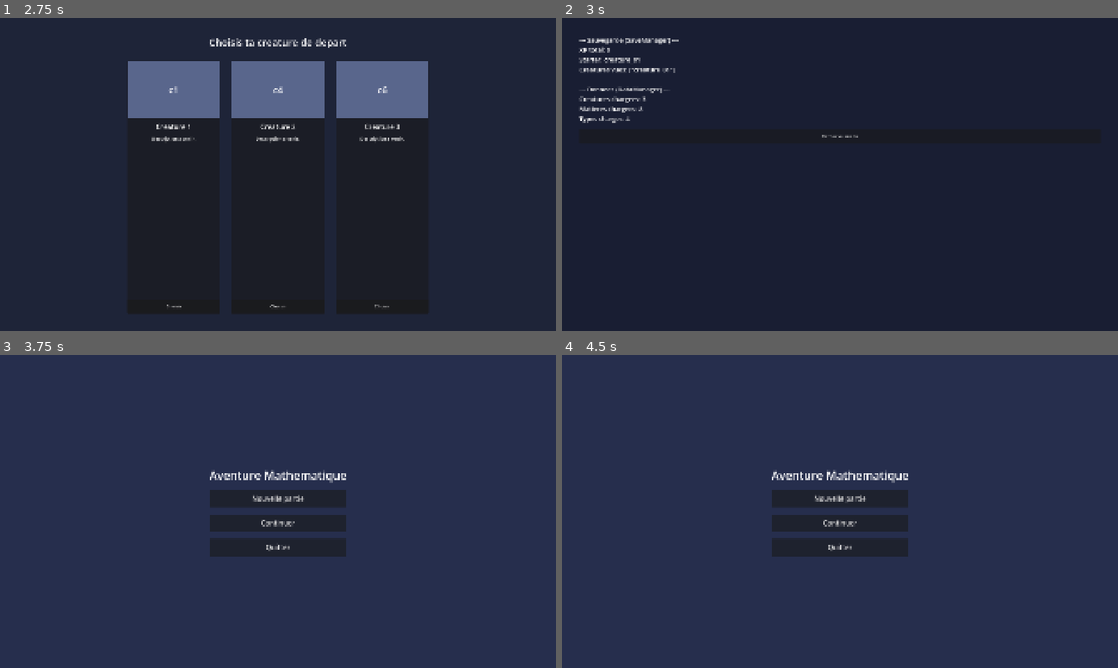
Above: before the commit, frames 1-4 (two rows, left to right).
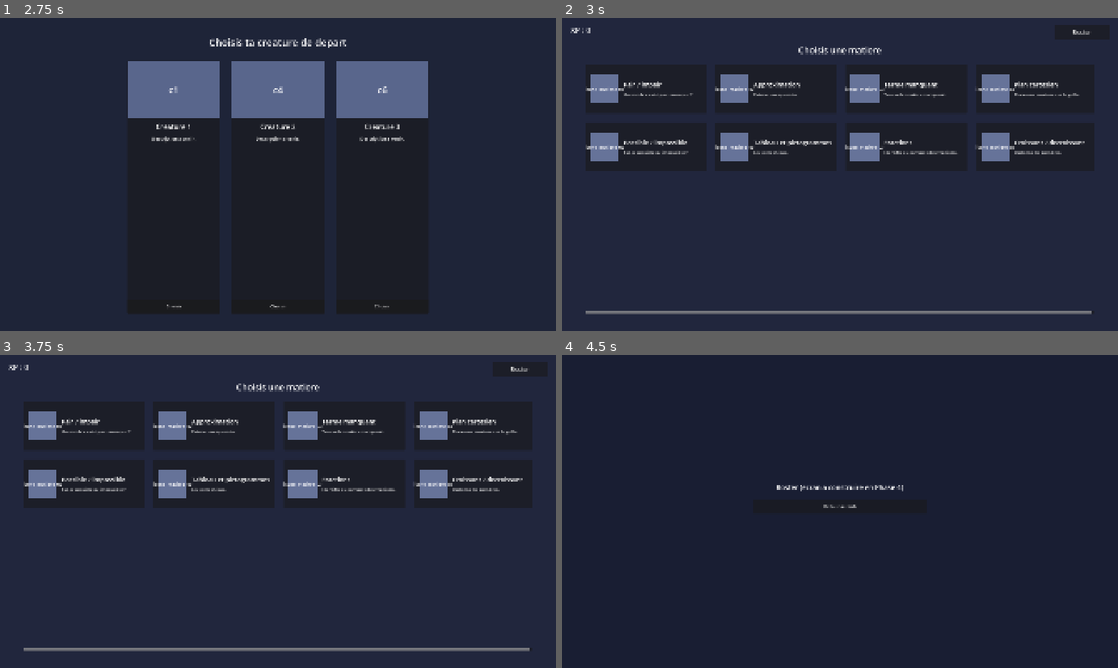
Above: after the commit, the same moments.

Repository: mikepoulin125-byte/jeu-educatif-godot
Game: Godot game, scene res://scenes/Main.tscn
The game is run twice, just before and just after one commit, with the same random seed, the same clock (stepped at 60 frames per second) and the same inputs.
Inputs (mouse positions are in pixels of both pictures, inside the frame that each line leads up to):
- Up to frame 1 (2.75 s): click "Nouvelle partie" at 0.5 s; tap Enter at 1.25, 1.35, 2.1 s; move the mouse to (400, 158) at 1.27 s; click (400, 158) at 1.42 s; tap Space at 1.52, 2, 2.27 s; move the mouse to (166, 190) at 2.02 s; click (166, 190) at 2.17 s
- Up to frame 2 (3 s): click "Choisir" at 2.75 s
- Up to frame 3 (3.75 s): click (278, 473) at 3.5 s, where only the run before the commit has a clickable "Retour au menu"
- Up to frame 4 (4.5 s): click (1079, 370) at 4.25 s, where only the run after the commit has a clickable "Roster"

Frame 1 is identical in both runs. In frame 2, 8.0% of the frame differs, in the area x 1-97%, y 3-95%; in frame 3, 27%; in frame 4, 96%, in the area x 0-100%, y 0-100%.
Error in both runs: Cannot call method 'set_input_as_handled' on a null value. (res://scripts/dialogue_intro.gd:43)

Commit message:
Phase 3 (hub principal) : 8 badges de matiere, XP permanent, bouton Roster
Hub.tscn genere dynamiquement une CarteMatiere par entree de
matieres.json (icone reelle ou placeholder, nom, description),
affiche le XP total en permanence et un bouton Roster toujours
visible. Placeholders minimaux pour Roster (Phase 4) et selection de
niveau (Phase 5), pour garder la navigation testable de bout en bout
sans anticiper ces phases. Fades differes a la Phase 8 (dediee aux
transitions dans le decoupage de la spec).

Corrige un vrai bug de timing @onready/_ready trouve par le smoke
test Phase 3 (verification stricte, contrairement au test Phase 2
initial qui etait un faux positif silencieux) : CarteCreature et
CarteMatiere resolvent maintenant leurs noeuds enfants via %Nom a la
demande plutot que via un cache @onready + mecanisme "en attente" qui
ne se declenchait jamais dans un contexte headless sans boucle de
frame. Remplace aussi tous les assert() des smoke tests (peuvent
bloquer indefiniment sans debugger attache) par un helper
_verifier()/quit(1) explicite.

Co-Authored-By: Claude Sonnet 5 <noreply@anthropic.com>

Diff:
--- /dev/null
+++ b/scenes/Hub.tscn
@@ -0,0 +1,76 @@
+[gd_scene load_steps=2 format=3 uid="uid://bqf0e0000hub00001"]
+
+[ext_resource type="Script" path="res://scripts/hub.gd" id="1"]
+
+[node name="Hub" type="Control"]
+layout_mode = 3
+anchors_preset = 15
+anchor_right = 1.0
+anchor_bottom = 1.0
+grow_horizontal = 2
+grow_vertical = 2
+script = ExtResource("1")
+
+[node name="Fond" type="ColorRect" parent="."]
+layout_mode = 1
+anchors_preset = 15
+anchor_right = 1.0
+anchor_bottom = 1.0
+grow_horizontal = 2
+grow_vertical = 2
+color = Color(0.13, 0.15, 0.24, 1)
+
+[node name="LabelXp" type="Label" parent="."]
+unique_name_in_owner = true
+layout_mode = 1
+offset_left = 30.0
+offset_top = 24.0
+offset_right = 260.0
+offset_bottom = 60.0
+theme_override_font_sizes/font_size = 26
+text = "XP : 0"
+
+[node name="BoutonRoster" type="Button" parent="."]
+unique_name_in_owner = true
+layout_mode = 1
+anchors_preset = 1
+anchor_left = 1.0
+anchor_right = 1.0
+offset_left = -220.0
+offset_top = 24.0
+offset_right = -30.0
+offset_bottom = 74.0
+grow_horizontal = 0
+theme_override_font_sizes/font_size = 20
+text = "Roster"
+
+[node name="LabelTitre" type="Label" parent="."]
+layout_mode = 1
+anchors_preset = 10
+anchor_right = 1.0
+offset_top = 90.0
+offset_bottom = 140.0
+grow_horizontal = 2
+theme_override_font_sizes/font_size = 30
+horizontal_alignment = 1
+text = "Choisis une matiere"
+
+[node name="ScrollMatieres" type="ScrollContainer" parent="."]
+layout_mode = 1
+anchors_preset = 15
+anchor_right = 1.0
+anchor_bottom = 1.0
+offset_left = 80.0
+offset_top = 160.0
+offset_right = -80.0
+offset_bottom = -60.0
+grow_horizontal = 2
+grow_vertical = 2
+
+[node name="GrilleMatieres" type="GridContainer" parent="ScrollMatieres"]
+unique_name_in_owner = true
+layout_mode = 2
+size_flags_horizontal = 3
+theme_override_constants/h_separation = 30
+theme_override_constants/v_separation = 30
+columns = 4
--- /dev/null
+++ b/scenes/Roster.tscn
@@ -0,0 +1,49 @@
+[gd_scene load_steps=2 format=3 uid="uid://bqf0e0000roster01"]
+
+[ext_resource type="Script" path="res://scripts/roster_placeholder.gd" id="1"]
+
+[node name="Roster" type="Control"]
+layout_mode = 3
+anchors_preset = 15
+anchor_right = 1.0
+anchor_bottom = 1.0
+grow_horizontal = 2
+grow_vertical = 2
+script = ExtResource("1")
+
+[node name="Fond" type="ColorRect" parent="."]
+layout_mode = 1
+anchors_preset = 15
+anchor_right = 1.0
+anchor_bottom = 1.0
+grow_horizontal = 2
+grow_vertical = 2
+color = Color(0.1, 0.12, 0.2, 1)
+
+[node name="Centre" type="VBoxContainer" parent="."]
+layout_mode = 1
+anchors_preset = 8
+anchor_left = 0.5
+anchor_top = 0.5
+anchor_right = 0.5
+anchor_bottom = 0.5
+offset_left = -300.0
+offset_top = -100.0
+offset_right = 300.0
+offset_bottom = 100.0
+grow_horizontal = 2
+grow_vertical = 2
+theme_override_constants/separation = 24
+
+[node name="LabelInfo" type="Label" parent="Centre"]
+layout_mode = 2
+theme_override_font_sizes/font_size = 24
+horizontal_alignment = 1
+autowrap_mode = 3
+text = "Roster (ecran a construire en Phase 4)"
+
+[node name="BoutonRetour" type="Button" parent="Centre"]
+unique_name_in_owner = true
+layout_mode = 2
+custom_minimum_size = Vector2(200, 50)
+text = "Retour au hub"
--- /dev/null
+++ b/scenes/SelectionNiveau.tscn
@@ -0,0 +1,50 @@
+[gd_scene load_steps=2 format=3 uid="uid://bqf0e0000selniv01"]
+
+[ext_resource type="Script" path="res://scripts/selection_niveau_placeholder.gd" id="1"]
+
+[node name="SelectionNiveau" type="Control"]
+layout_mode = 3
+anchors_preset = 15
+anchor_right = 1.0
+anchor_bottom = 1.0
+grow_horizontal = 2
+grow_vertical = 2
+script = ExtResource("1")
+
+[node name="Fond" type="ColorRect" parent="."]
+layout_mode = 1
+anchors_preset = 15
+anchor_right = 1.0
+anchor_bottom = 1.0
+grow_horizontal = 2
+grow_vertical = 2
+color = Color(0.1, 0.12, 0.2, 1)
+
+[node name="Centre" type="VBoxContainer" parent="."]
+layout_mode = 1
+anchors_preset = 8
+anchor_left = 0.5
+anchor_top = 0.5
+anchor_right = 0.5
+anchor_bottom = 0.5
+offset_left = -300.0
+offset_top = -100.0
+offset_right = 300.0
+offset_bottom = 100.0
+grow_horizontal = 2
+grow_vertical = 2
+theme_override_constants/separation = 24
+
+[node name="LabelInfo" type="Label" parent="Centre"]
+unique_name_in_owner = true
+layout_mode = 2
+theme_override_font_sizes/font_size = 24
+horizontal_alignment = 1
+autowrap_mode = 3
+text = "..."
+
+[node name="BoutonRetour" type="Button" parent="Centre"]
+unique_name_in_owner = true
+layout_mode = 2
+custom_minimum_size = Vector2(200, 50)
+text = "Retour au hub"
--- /dev/null
+++ b/scenes/components/CarteMatiere.tscn
@@ -0,0 +1,97 @@
+[gd_scene load_steps=2 format=3 uid="uid://bqf0e0000cartmat1"]
+
+[ext_resource type="Script" path="res://scripts/components/carte_matiere.gd" id="1"]
+
+[node name="CarteMatiere" type="Button"]
+custom_minimum_size = Vector2(420, 170)
+layout_mode = 2
+text = ""
+script = ExtResource("1")
+
+[node name="Marge" type="MarginContainer" parent="."]
+mouse_filter = 2
+layout_mode = 1
+anchors_preset = 15
+anchor_right = 1.0
+anchor_bottom = 1.0
+grow_horizontal = 2
+grow_vertical = 2
+theme_override_constants/margin_left = 16
+theme_override_constants/margin_top = 16
+theme_override_constants/margin_right = 16
+theme_override_constants/margin_bottom = 16
+
+[node name="HBox" type="HBoxContainer" parent="Marge"]
+mouse_filter = 2
+layout_mode = 2
+theme_override_constants/separation = 16
+
+[node name="IconeZone" type="Control" parent="Marge/HBox"]
+mouse_filter = 2
+custom_minimum_size = Vector2(100, 100)
+layout_mode = 2
+size_flags_vertical = 4
+
+[node name="TextureIcone" type="TextureRect" parent="Marge/HBox/IconeZone"]
+unique_name_in_owner = true
+mouse_filter = 2
+visible = false
+layout_mode = 1
+anchors_preset = 15
+anchor_right = 1.0
+anchor_bottom = 1.0
+grow_horizontal = 2
+grow_vertical = 2
+expand_mode = 5
+stretch_mode = 5
+
+[node name="PlaceholderIcone" type="ColorRect" parent="Marge/HBox/IconeZone"]
+unique_name_in_owner = true
+mouse_filter = 2
+layout_mode = 1
+anchors_preset = 15
+anchor_right = 1.0
+anchor_bottom = 1.0
+grow_horizontal = 2
+grow_vertical = 2
+color = Color(0.4, 0.45, 0.6, 1)
+
+[node name="LabelPlaceholderIcone" type="Label" parent="Marge/HBox/IconeZone/PlaceholderIcone"]
+unique_name_in_owner = true
+mouse_filter = 2
+layout_mode = 1
+anchors_preset = 8
+anchor_left = 0.5
+anchor_top = 0.5
+anchor_right = 0.5
+anchor_bottom = 0.5
+grow_horizontal = 2
+grow_vertical = 2
+theme_override_font_sizes/font_size = 16
+horizontal_alignment = 1
+vertical_alignment = 1
+text = "?"
+
+[node name="VBox" type="VBoxContainer" parent="Marge/HBox"]
+mouse_filter = 2
+layout_mode = 2
+size_flags_horizontal = 3
+size_flags_vertical = 4
+theme_override_constants/separation = 8
+
+[node name="LabelNom" type="Label" parent="Marge/HBox/VBox"]
+unique_name_in_owner = true
+mouse_filter = 2
+layout_mode = 2
+theme_override_font_sizes/font_size = 22
+autowrap_mode = 3
+text = "Nom"
+
+[node name="LabelDescription" type="Label" parent="Marge/HBox/VBox"]
+unique_name_in_owner = true
+mouse_filter = 2
+layout_mode = 2
+theme_override_font_sizes/font_size = 15
+autowrap_mode = 3
+modulate = Color(1, 1, 1, 0.85)
+text = "Description"
--- a/scripts/components/carte_creature.gd
+++ b/scripts/components/carte_creature.gd
@@ -2,41 +2,32 @@
 ## Carte reutilisable affichant une creature (sprite reel ou placeholder,
 ## nom, description) avec un bouton de selection.
 ##
-## configurer() peut etre appelee juste apres instantiate()+add_child(),
-## avant que _ready() (et donc les @onready) ne soit passe : on met la
-## donnee en attente et on l'applique des que le noeud est pret.
+## configurer() peut etre appelee juste apres instantiate(), avant meme
+## add_child() : on resout les noeuds enfants via %Nom a chaque appel
+## plutot que de les mettre en cache dans des @onready, car @onready
+## n'est peuple qu'au moment ou _ready() se declenche - qui peut etre
+## differe (par ex. dans un contexte headless sans boucle de frame),
+## alors que la resolution %Nom fonctionne des l'instanciation.
 
 signal choisie(creature_id: String)
 
-@onready var texture_rect: TextureRect = %TextureSprite
-@onready var placeholder: ColorRect = %PlaceholderSprite
-@onready var label_placeholder: Label = %LabelPlaceholder
-@onready var label_nom: Label = %LabelNom
-@onready var label_description: Label = %LabelDescription
-@onready var bouton_choisir: Button = %BoutonChoisir
-
 var _creature_id: String = ""
-var _donnee_en_attente: Dictionary = {}
-var _a_une_donnee_en_attente: bool = false
+var _pressed_connecte: bool = false
 
 func _ready() -> void:
-	bouton_choisir.pressed.connect(func(): choisie.emit(_creature_id))
-	if _a_une_donnee_en_attente:
-		_appliquer(_donnee_en_attente)
-		_a_une_donnee_en_attente = false
+	_connecter_bouton()
 
 func configurer(creature_id: String, creature_data: Dictionary) -> void:
 	_creature_id = creature_id
-	if is_node_ready():
-		_appliquer(creature_data)
-	else:
-		_donnee_en_attente = creature_data
-		_a_une_donnee_en_attente = true
+	_connecter_bouton()
 
-func _appliquer(creature_data: Dictionary) -> void:
 	var forms: Dictionary = creature_data.get("forms", {})
 	var names: Dictionary = creature_data.get("names", {})
 	var sprite_id: String = forms.get("stage1", "")
+
+	var texture_rect: TextureRect = %TextureSprite
+	var placeholder: ColorRect = %PlaceholderSprite
+	var label_placeholder: Label = %LabelPlaceholder
 
 	var texture := SpriteUtil.charger_texture(sprite_id)
 	if texture != null:
@@ -48,5 +39,14 @@
 		placeholder.visible = true
 		label_placeholder.text = sprite_id if not sprite_id.is_empty() else "?"
 
+	var label_nom: Label = %LabelNom
+	var label_description: Label = %LabelDescription
 	label_nom.text = String(names.get("stage1", _creature_id))
 	label_description.text = String(creature_data.get("description", ""))
+
+func _connecter_bouton() -> void:
+	if _pressed_connecte:
+		return
+	var bouton_choisir: Button = %BoutonChoisir
+	bouton_choisir.pressed.connect(func(): choisie.emit(_creature_id))
+	_pressed_connecte = true
--- /dev/null
+++ b/scripts/components/carte_matiere.gd
@@ -0,0 +1,47 @@
+extends Button
+## Carte/bouton reutilisable pour un badge de matiere du hub (icone reelle
+## ou placeholder, nom, description). Toute la carte est cliquable
+## (le noeud racine est lui-meme un Button, texte vide, le visuel est
+## gere par les enfants).
+##
+## Meme principe que CarteCreature : configurer() resout les noeuds
+## enfants via %Nom a chaque appel (fonctionne des instantiate(), pas
+## besoin d'attendre _ready()).
+
+signal choisie(matiere_id: String)
+
+var _matiere_id: String = ""
+var _pressed_connecte: bool = false
+
+func _ready() -> void:
+	_connecter_bouton()
+
+func configurer(matiere_data: Dictionary) -> void:
+	_matiere_id = String(matiere_data.get("id", ""))
+	_connecter_bouton()
+
+	var icone_id: String = String(matiere_data.get("icone", ""))
+	var texture_icone: TextureRect = %TextureIcone
+	var placeholder_icone: ColorRect = %PlaceholderIcone
+	var label_placeholder: Label = %LabelPlaceholderIcone
+
+	var texture := UiIconUtil.charger_texture(icone_id)
+	if texture != null:
+		texture_icone.texture = texture
+		texture_icone.visible = true
+		placeholder_icone.visible = false
+	else:
+		texture_icone.visible = false
+		placeholder_icone.visible = true
+		label_placeholder.text = icone_id if not icone_id.is_empty() else "?"
+
+	var label_nom: Label = %LabelNom
+	var label_description: Label = %LabelDescription
+	label_nom.text = String(matiere_data.get("nom", _matiere_id))
+	label_description.text = String(matiere_data.get("description", ""))
+
+func _connecter_bouton() -> void:
+	if _pressed_connecte:
+		return
+	pressed.connect(func(): choisie.emit(_matiere_id))
+	_pressed_connecte = true
--- /dev/null
+++ b/scripts/hub.gd
@@ -0,0 +1,34 @@
+extends Control
+## Hub principal (section 6 de la spec) : 8 badges de matiere, XP total
+## permanent en haut-gauche, bouton Roster permanent.
+
+const CarteMatiereScene := preload("res://scenes/components/CarteMatiere.tscn")
+
+@onready var label_xp: Label = %LabelXp
+@onready var grille_matieres: GridContainer = %GrilleMatieres
+@onready var bouton_roster: Button = %BoutonRoster
+
+func _ready() -> void:
+	_actualiser_xp()
+	bouton_roster.pressed.connect(_on_roster_presse)
+	_peupler_matieres()
+
+func _actualiser_xp() -> void:
+	label_xp.text = "XP : %d" % SaveManager.get_xp_total()
+
+func _peupler_matieres() -> void:
+	for matiere in DataManager.matieres:
+		var carte := CarteMatiereScene.instantiate()
+		grille_matieres.add_child(carte)
+		carte.configurer(matiere)
+		carte.choisie.connect(_on_matiere_choisie)
+
+func _on_matiere_choisie(matiere_id: String) -> void:
+	GameState.matiere_courante_id = matiere_id
+	# Phase 5 construira le vrai ecran de selection de niveau ; en
+	# attendant, un placeholder minimal confirme que la navigation fonctionne.
+	get_tree().change_scene_to_file("res://scenes/SelectionNiveau.tscn")
+
+func _on_roster_presse() -> void:
+	# Phase 4 construira le vrai ecran Roster ; placeholder minimal pour l'instant.
+	get_tree().change_scene_to_file("res://scenes/Roster.tscn")
--- a/scripts/menu_principal.gd
+++ b/scripts/menu_principal.gd
@@ -15,7 +15,7 @@
 
 func _on_continuer() -> void:
 	SaveManager.load_game()
-	get_tree().change_scene_to_file("res://scenes/DebugEtatSauvegarde.tscn")
+	get_tree().change_scene_to_file("res://scenes/Hub.tscn")
 
 func _on_quitter() -> void:
 	get_tree().quit()
--- /dev/null
+++ b/scripts/roster_placeholder.gd
@@ -0,0 +1,8 @@
+extends Control
+## Placeholder Phase 4 : confirme que le bouton Roster du Hub fonctionne.
+## A remplacer par le vrai ecran de gestion des creatures (section 7 de la spec).
+
+@onready var bouton_retour: Button = %BoutonRetour
+
+func _ready() -> void:
+	bouton_retour.pressed.connect(func(): get_tree().change_scene_to_file("res://scenes/Hub.tscn"))
--- /dev/null
+++ b/scripts/selection_niveau_placeholder.gd
@@ -0,0 +1,13 @@
+extends Control
+## Placeholder Phase 5 : confirme juste que la navigation depuis le Hub
+## fonctionne et affiche quelle matiere a ete choisie (GameState.matiere_courante_id).
+## A remplacer par le vrai ecran de 10 niveaux (section 8 de la spec).
+
+@onready var label_info: Label = %LabelInfo
+@onready var bouton_retour: Button = %BoutonRetour
+
+func _ready() -> void:
+	var matiere := DataManager.get_matiere_by_id(GameState.matiere_courante_id)
+	var nom: String = String(matiere.get("nom", GameState.matiere_courante_id))
+	label_info.text = "Selection de niveau pour : %s\n(ecran a construire en Phase 5)" % nom
+	bouton_retour.pressed.connect(func(): get_tree().change_scene_to_file("res://scenes/Hub.tscn"))
--- a/scripts/selection_starter.gd
+++ b/scripts/selection_starter.gd
@@ -20,5 +20,4 @@
 
 func _on_creature_choisie(creature_id: String) -> void:
 	SaveManager.new_game(creature_id)
-	# Phase 3 (hub) n'est pas encore construite : ecran de debug temporaire.
-	get_tree().change_scene_to_file("res://scenes/DebugEtatSauvegarde.tscn")
+	get_tree().change_scene_to_file("res://scenes/Hub.tscn")
--- a/scripts/tests/smoke_test_phase2.gd
+++ b/scripts/tests/smoke_test_phase2.gd
@@ -2,6 +2,16 @@
 ## Test de fumee headless pour la Phase 2 (pas execute en jeu normal).
 ## Lance avec : godot --headless --script res://scripts/tests/smoke_test_phase2.gd
 ## Simule le parcours Menu -> Intro -> Choix starter -> Sauvegarde, sans GUI reelle.
+##
+## N'utilise jamais assert() : un assert() qui echoue declenche une pause du
+## debugger de script, ce qui bloque indefiniment un run --headless sans
+## debugger attache. On verifie et on quitte explicitement a la place.
+
+func _verifier(condition: bool, message: String) -> bool:
+	if not condition:
+		print("ECHEC: " + message)
+		quit(1)
+	return condition
 
 func _initialize() -> void:
 	print("=== Smoke test Phase 2 ===")
@@ -16,18 +26,21 @@
 
 	# 1. Verifie que les lignes d'intro se chargent.
 	var lignes := DataManager.get_lignes_intro()
-	assert(lignes.size() == 4, "attendu 4 lignes d'intro, obtenu %d" % lignes.size())
+	if not _verifier(lignes.size() == 4, "attendu 4 lignes d'intro, obtenu %d" % lignes.size()):
+		return
 	print("OK: intro.json charge (%d lignes)" % lignes.size())
 
 	# 1b. Verifie que le texte d'indice vient aussi de intro.json (rien de
 	# code en dur dans dialogue_intro.gd / DialogueIntro.tscn).
 	var indice := DataManager.get_texte_indice_intro()
-	assert(not indice.is_empty(), "texte_indice absent de intro.json")
+	if not _verifier(not indice.is_empty(), "texte_indice absent de intro.json"):
+		return
 	print("OK: texte_indice charge depuis intro.json: '%s'" % indice)
 
 	# 2. Verifie les starters.
 	var starters := DataManager.get_creatures_starters()
-	assert(starters.size() == 3, "attendu 3 starters, obtenu %d" % starters.size())
+	if not _verifier(starters.size() == 3, "attendu 3 starters, obtenu %d" % starters.size()):
+		return
 	print("OK: %d creatures starter trouvees: %s" % [starters.size(), str(starters)])
 
 	# 3. Instancie une carte pour chaque starter (verifie configurer() ne crashe pas).
@@ -35,7 +48,11 @@
 		var carte = CarteCreatureScene.instantiate()
 		root.add_child(carte)
 		carte.configurer(id, DataManager.creatures[id])
-		assert(carte.get_node("%LabelNom").text != "", "nom vide pour " + id)
+		var noms: Dictionary = DataManager.creatures[id].get("names", {})
+		var nom_attendu: String = String(noms.get("stage1", id))
+		var nom_obtenu: String = carte.get_node("%LabelNom").text
+		if not _verifier(nom_obtenu == nom_attendu, "nom mal applique pour %s : attendu '%s', obtenu '%s'" % [id, nom_attendu, nom_obtenu]):
+			return
 		root.remove_child(carte)
 		carte.free()
 	print("OK: cartes de starter configurees sans erreur")
@@ -44,16 +61,21 @@
 	SaveManager.delete_save()
 	var choix: String = starters[0]
 	SaveManager.new_game(choix)
-	assert(SaveManager.data.get("starter_id") == choix, "starter_id non enregistre")
-	assert(SaveManager.get_creatures_vues().has(choix), "starter pas dans creatures_vues")
-	assert(SaveManager.get_creatures_capturees().has(choix), "starter pas dans creatures_capturees")
+	if not _verifier(SaveManager.data.get("starter_id") == choix, "starter_id non enregistre"):
+		return
+	if not _verifier(SaveManager.get_creatures_vues().has(choix), "starter pas dans creatures_vues"):
+		return
+	if not _verifier(SaveManager.get_creatures_capturees().has(choix), "starter pas dans creatures_capturees"):
+		return
 	print("OK: SaveManager.new_game('%s') -> sauvegarde correcte" % choix)
 
 	# 5. Verifie que la sauvegarde survit a un reload depuis le disque.
 	SaveManager.data = {}
 	var charge := SaveManager.load_game()
-	assert(charge, "echec du rechargement de la sauvegarde")
-	assert(SaveManager.data.get("starter_id") == choix, "starter_id perdu apres reload")
+	if not _verifier(charge, "echec du rechargement de la sauvegarde"):
+		return
+	if not _verifier(SaveManager.data.get("starter_id") == choix, "starter_id perdu apres reload"):
+		return
 	print("OK: sauvegarde rechargee depuis le disque")
 
 	SaveManager.delete_save()
--- /dev/null
+++ b/scripts/tests/smoke_test_phase3.gd
@@ -0,0 +1,65 @@
+extends SceneTree
+## Test de fumee headless pour la Phase 3 (pas execute en jeu normal).
+## Lance avec : godot --headless --script res://scripts/tests/smoke_test_phase3.gd
+##
+## N'utilise jamais assert() : en GDScript, un assert() qui echoue declenche
+## une pause du debugger de script, ce qui bloque indefiniment un run
+## --headless sans debugger attache. On verifie et on quitte explicitement a la place.
+
+func _verifier(condition: bool, message: String) -> bool:
+	if not condition:
+		print("ECHEC: " + message)
+		quit(1)
+	return condition
+
+func _initialize() -> void:
+	print("=== Smoke test Phase 3 ===")
+
+	var DataManager = preload("res://scripts/autoload/data_manager.gd").new()
+	DataManager.reload_all()
+	var SaveManager = preload("res://scripts/autoload/save_manager.gd").new()
+
+	# 1. Verifie les 8 matieres.
+	if not _verifier(DataManager.matieres.size() == 8, "attendu 8 matieres, obtenu %d" % DataManager.matieres.size()):
+		return
+	print("OK: 8 matieres chargees depuis matieres.json")
+
+	var ids_attendus := [
+		"pair_impair", "approximation", "terme_manquant", "plan_cartesien",
+		"possible_impossible", "tableau_pictogramme", "fractions", "croissant_decroissant"
+	]
+	for id in ids_attendus:
+		if not _verifier(not DataManager.get_matiere_by_id(id).is_empty(), "matiere manquante: " + id):
+			return
+	print("OK: les 8 ids de matiere attendus sont presents")
+
+	# 2. Instancie une CarteMatiere par matiere (verifie configurer() sans crash,
+	#    y compris le chemin placeholder puisqu'aucune icone n'existe encore).
+	var CarteMatiereScene := preload("res://scenes/components/CarteMatiere.tscn")
+	for matiere in DataManager.matieres:
+		var carte = CarteMatiereScene.instantiate()
+		root.add_child(carte)
+		carte.configurer(matiere)
+		var texte_obtenu: String = carte.get_node("%LabelNom").text
+		var texte_attendu: String = String(matiere.get("nom"))
+		if not _verifier(texte_obtenu == texte_attendu, "nom mal applique pour %s : attendu '%s', obtenu '%s'" % [matiere.get("id"), texte_attendu, texte_obtenu]):
+			return
+		if not _verifier(carte.get_node("%PlaceholderIcone").visible, "placeholder icone devrait etre visible pour " + str(matiere.get("id"))):
+			return
+		root.remove_child(carte)
+		carte.free()
+	print("OK: %d cartes de matiere configurees sans erreur (placeholders d'icone actifs)" % DataManager.matieres.size())
+
+	# 3. Verifie l'affichage XP (format utilise par hub.gd).
+	SaveManager.delete_save()
+	SaveManager.new_game("creature_01")
+	SaveManager.add_xp(30)
+	if not _verifier(SaveManager.get_xp_total() == 30, "xp total incorrect apres add_xp: obtenu %d" % SaveManager.get_xp_total()):
+		return
+	print("OK: XP total apres add_xp(30) = %d" % SaveManager.get_xp_total())
+
+	SaveManager.delete_save()
+	DataManager.free()
+	SaveManager.free()
+	print("=== Smoke test Phase 3 : SUCCES ===")
+	quit(0)
--- /dev/null
+++ b/scripts/util/ui_icon_util.gd
@@ -0,0 +1,19 @@
+class_name UiIconUtil
+extends RefCounted
+## Meme principe que SpriteUtil, mais pour les icones d'interface
+## (assets/ui/*.png : icones de matiere, badges, etc.).
+
+const UI_DIR := "res://assets/ui/"
+
+static func chemin_icone(icone_id: String) -> String:
+	return UI_DIR + icone_id + ".png"
+
+static func icone_existe(icone_id: String) -> bool:
+	if icone_id.is_empty():
+		return false
+	return FileAccess.file_exists(chemin_icone(icone_id))
+
+static func charger_texture(icone_id: String) -> Texture2D:
+	if not icone_existe(icone_id):
+		return null
+	return load(chemin_icone(icone_id)) as Texture2D
Not shown, added: scripts/components/carte_matiere.gd.uid
Not shown, added: scripts/hub.gd.uid
Not shown, added: scripts/roster_placeholder.gd.uid
Not shown, added: scripts/selection_niveau_placeholder.gd.uid
Not shown, added: scripts/tests/smoke_test_phase3.gd.uid
Not shown, added: scripts/util/ui_icon_util.gd.uid
Not shown, changed: CLAUDE.md
Not shown, added: docs/phases/phase_03_hub_principal.md
